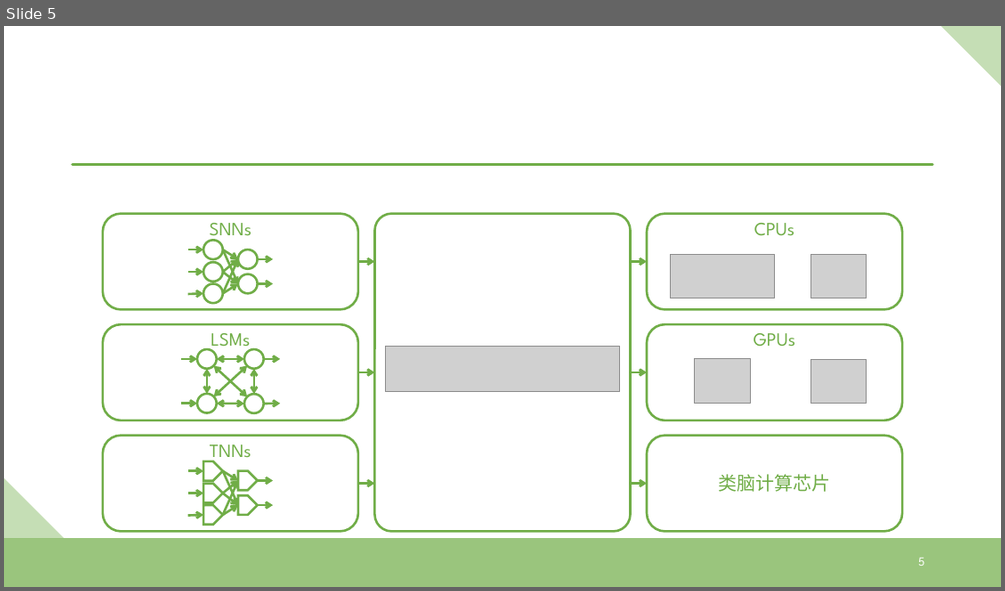
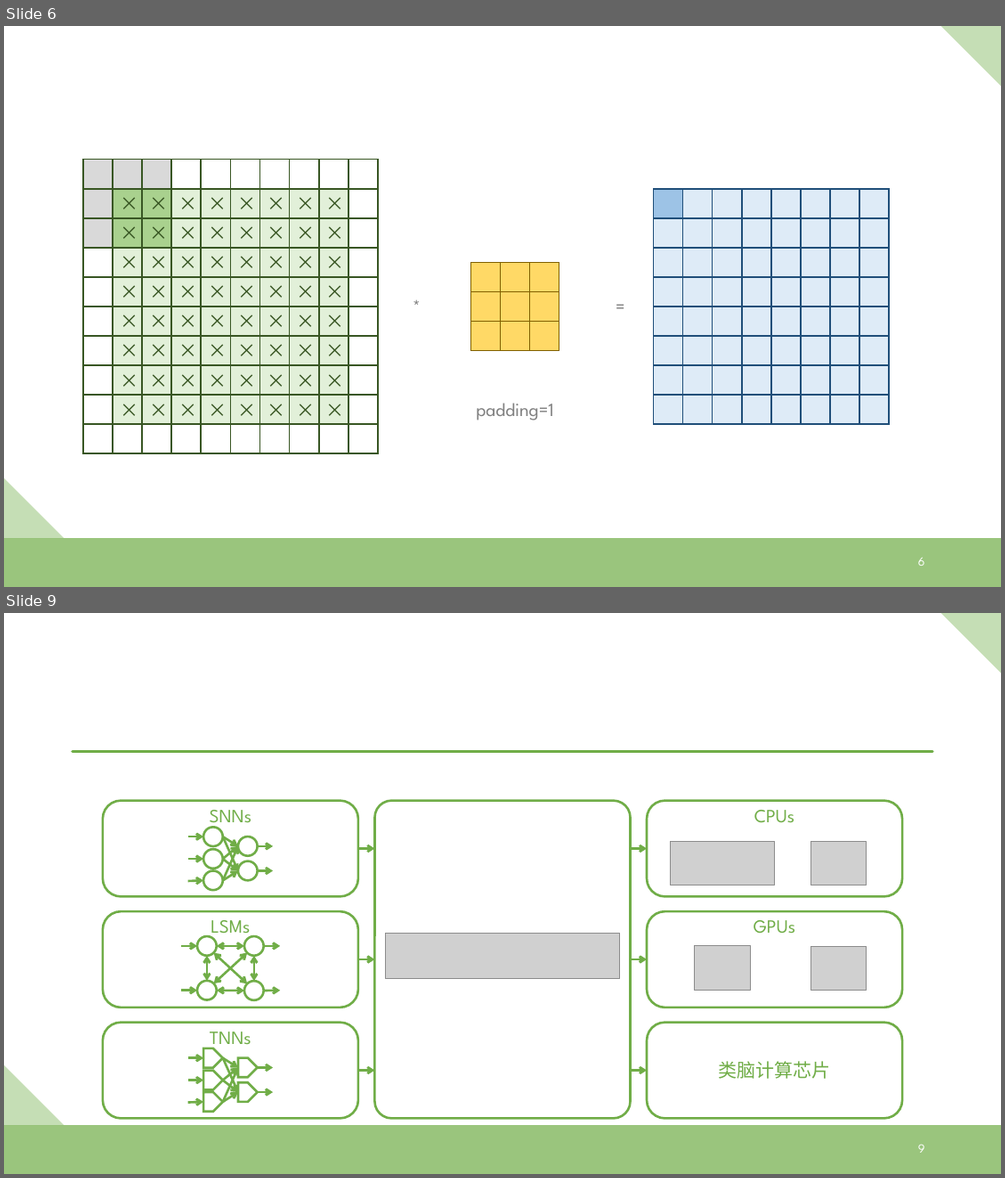
Before and after one commit to xjtuiair-cag/Matterhorn, a slide deck: assets/img.pptx. Shown one above the other, each under a label of ours: slide 5 before the commit, slides 6 and 9 after it; the slides between them are not shown. The pictures are 1005x591 and 1005x1178 pixels, drawn with LibreOffice and Linux fonts; fonts in the diff are those of the drawing; grey boxes stand for pictures. Boxes give left, top, right and bottom in pixels: in the first picture for what was removed or moved away, otherwise in the second. Text is boxed around its words. In the diff, an @@ line names an element or a change of style, - is before the commit and + after.

```diff
--- a/assets/img.pptx
+++ b/assets/img.pptx
@@ slide 6 added at (4,26,1001,587), background #FFFFFF; not listed: 3 template elements that a slide beside it also shows @@
@@ group added at (83,160,889,454): 173 rectangles, 3 texts @@
+*
+=
+×
+×
+×
+×
+×
+×
+×
+×
+×
+×
+×
+×
+×
+×
+×
+×
+×
+×
+×
+×
+×
+×
+×
+×
+×
+×
+×
+×
+×
+×
+×
+×
+×
+×
+×
+×
+×
+×
+×
+×
+×
+×
+×
+×
+×
+×
+×
+×
+×
+×
+×
+×
+×
+×
+×
+×
+×
+×
+×
+×
+×
+×
+×
+×
+padding=1
@@ page number added at (918,557,925,565), 12 pt, text #FFFFFF @@
+6
@@ what was slide 5 is now slide 9 @@
@@ page number at (918,1143,925,1152): text changed @@
-5
+9
```
Also in this commit, not shown: 3 other slides added, 10 other files.
